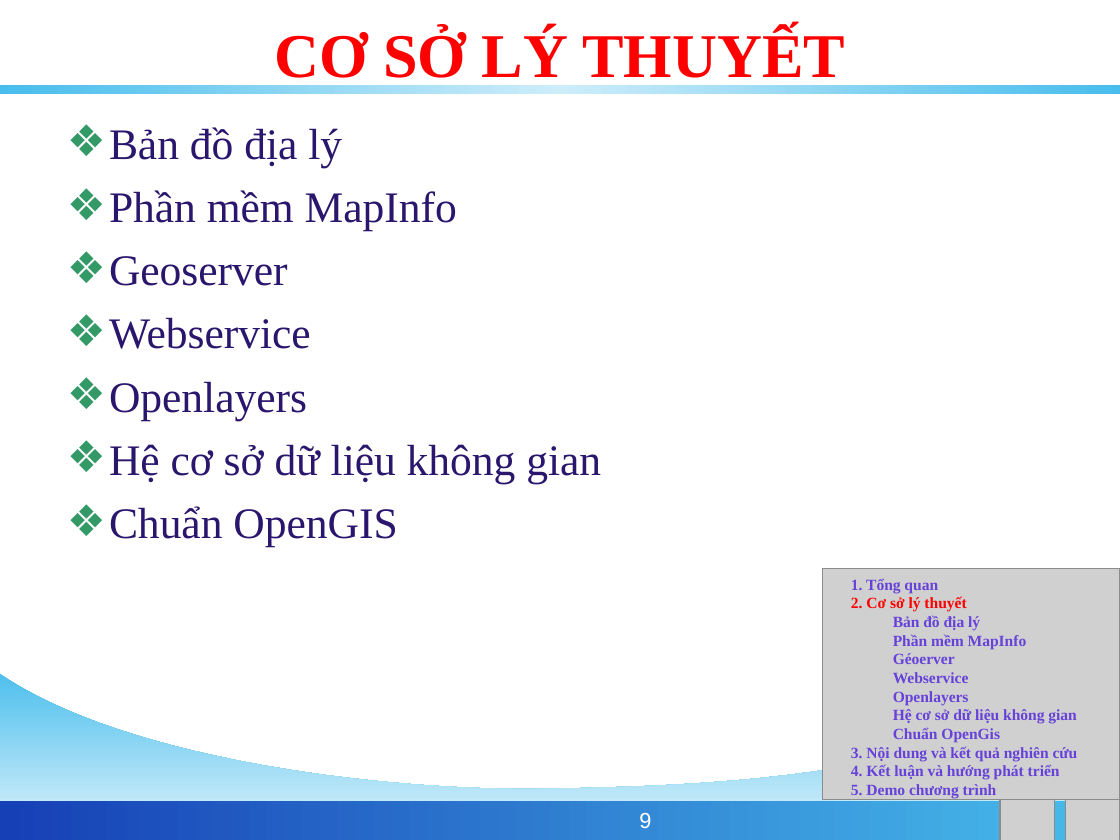
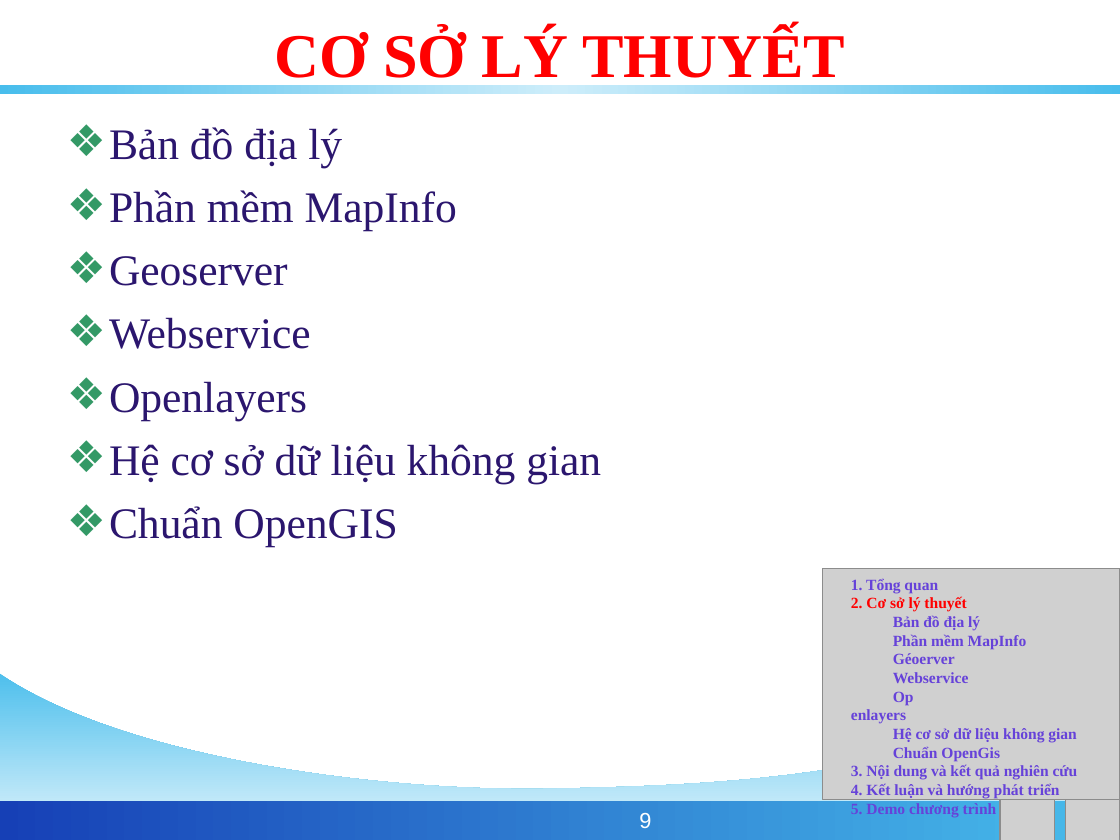
Before and after one commit to phamngsinh/cantho-webgis, a slide deck: slide 9 of Document/Bao Cao/BaoCaoLuanVan.ppt. Drawn at 1120x840 pixels with LibreOffice and Linux fonts; fonts in the diff are those of the drawing; grey boxes stand for pictures; background and template pictures are left out. Boxes give left, top, right and bottom in pixels: in the first picture for what was removed or moved away, otherwise in the second. Text is boxed around its words. In the diff, an @@ line names an element or a change of style, - is before the commit and + after.

```diff
--- a/Document/Bao Cao/BaoCaoLuanVan.ppt
+++ b/Document/Bao Cao/BaoCaoLuanVan.ppt
@@ text at (x1=851, y1=691, x2=914, y2=724): text changed @@
-Openlayers
+Op
+enlayers
```
